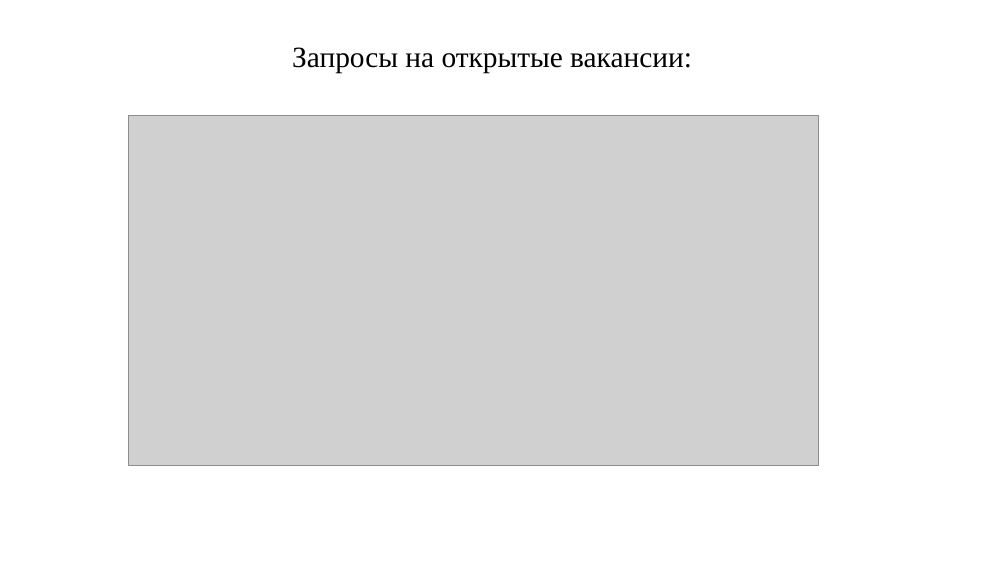
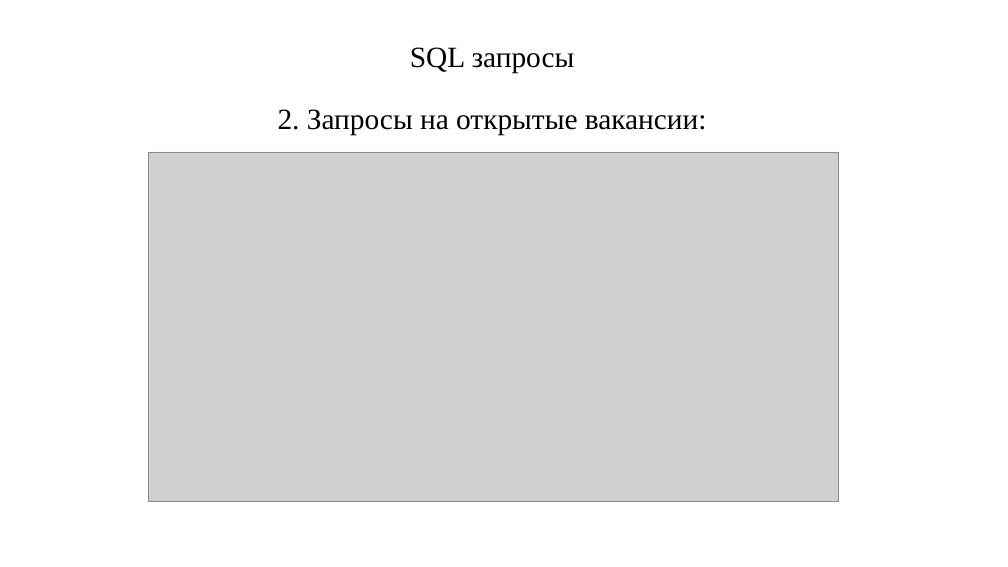
Before and after one commit to Regdal-cyber/Coursework, a slide deck: slide 18 of Курсовой_проект.pptx. Drawn at 1008x567 pixels with LibreOffice and Linux fonts; fonts in the diff are those of the drawing; grey boxes stand for pictures. Boxes give left, top, right and bottom in pixels: in the first picture for what was removed or moved away, otherwise in the second. Text is boxed around its words. In the diff, an @@ line names an element or a change of style, - is before the commit and + after.

```diff
--- a/Курсовой_проект.pptx
+++ b/Курсовой_проект.pptx
@@ text at bbox=[278, 47, 707, 135]: text changed @@
-Запросы на открытые вакансии:
+SQL запросы
+2. Запросы на открытые вакансии:
@@ picture: place and size @@
-picture at bbox=[129, 116, 819, 465]
+picture at bbox=[148, 152, 839, 501]
```
Also in this commit, not shown: 2 other slides changed, 3 slides added, 3 slides removed.
